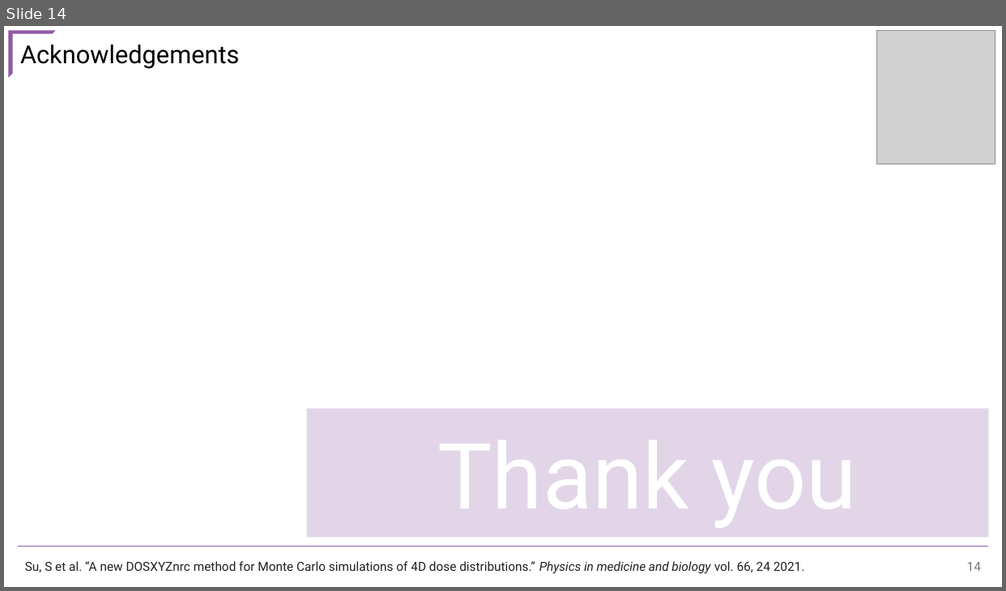
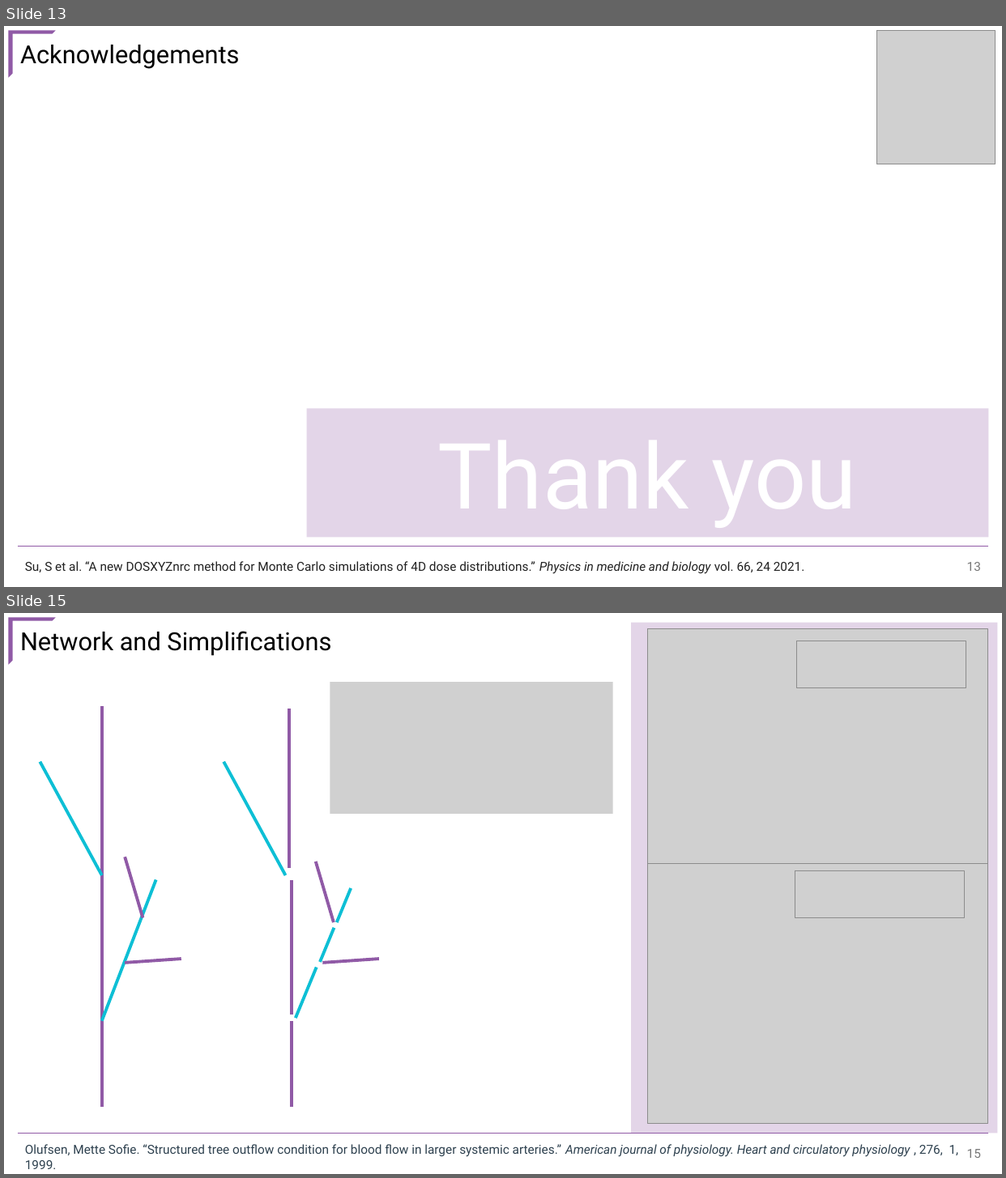
Before and after one commit to CNorthwayMedPhys/Full-Body-Flow-Model-Project, a slide deck: Working Documents/COMP2025.pptx. Shown one above the other, each under a label of ours: slide 14 before the commit, slides 13 and 15 after it; the slides between them are not shown. The pictures are 1006x591 and 1006x1178 pixels, drawn with LibreOffice and Linux fonts; fonts in the diff are those of the drawing; grey boxes stand for pictures. Boxes give left, top, right and bottom in pixels: in the first picture for what was removed or moved away, otherwise in the second. Text is boxed around its words. In the diff, an @@ line names an element or a change of style, - is before the commit and + after.

```diff
--- a/Working Documents/COMP2025.pptx
+++ b/Working Documents/COMP2025.pptx
@@ slide 15 added at (4,613,1002,1174), background #FFFFFF @@
@@ half frame added at (9,618,56,665), fill #905AA6 @@
@@ text added at (20,631,331,656), 24 pt, text #000000 @@
+Network and Simplifications
@@ rectangle added at (632,623,998,1134), fill #905AA6 at 25% opacity @@
@@ picture added at (648,628,988,900) @@
@@ picture added at (797,641,966,688) @@
@@ picture added at (330,682,612,814) @@
@@ line added from (102, 1107) to (102, 706), #905AA6 3 pt @@
@@ line added from (289, 867) to (289, 709), #905AA6 3 pt @@
@@ line added from (102, 875) to (40, 762), #0DBFD5 3 pt @@
@@ line added from (286, 875) to (224, 762), #0DBFD5 3 pt @@
@@ line added from (143, 918) to (125, 857), #905AA6 3 pt @@
@@ line added from (334, 923) to (315, 862), #905AA6 3 pt @@
@@ picture added at (648,864,988,1123) @@
@@ picture added at (795,871,965,918) @@
@@ line added from (102, 1021) to (156, 880), #0DBFD5 3 pt @@
@@ line added from (292, 1015) to (292, 880), #905AA6 3 pt @@
@@ line added from (337, 923) to (351, 888), #0DBFD5 3 pt @@
@@ line added from (320, 962) to (334, 928), #0DBFD5 3 pt @@
@@ line added from (181, 959) to (125, 963), #905AA6 3 pt @@
@@ line added from (296, 1018) to (316, 968), #0DBFD5 3 pt @@
@@ line added from (379, 959) to (323, 963), #905AA6 3 pt @@
@@ line added from (292, 1107) to (292, 1021), #905AA6 3 pt @@
@@ line added from (18, 1133) to (988, 1133), #905AA6 1 pt @@
@@ text added at (25,1144,959,1169), 12 pt, text #2E414F @@
+Olufsen, Mette Sofie. “Structured tree outflow condition for blood flow in larger systemic arteries.” American journal of physiology. Heart and circulatory physiology , 276, 1, 1999.
@@ page number added at (967,1149,981,1158), 12 pt, text #797979 @@
+15
@@ what was slide 14 is now slide 13 @@
@@ page number at (967,562,981,571): text changed @@
-14
+13
```
Also in this commit, not shown: 3 slides changed, 1 other slide added, 1 slide removed, 5 other files.
